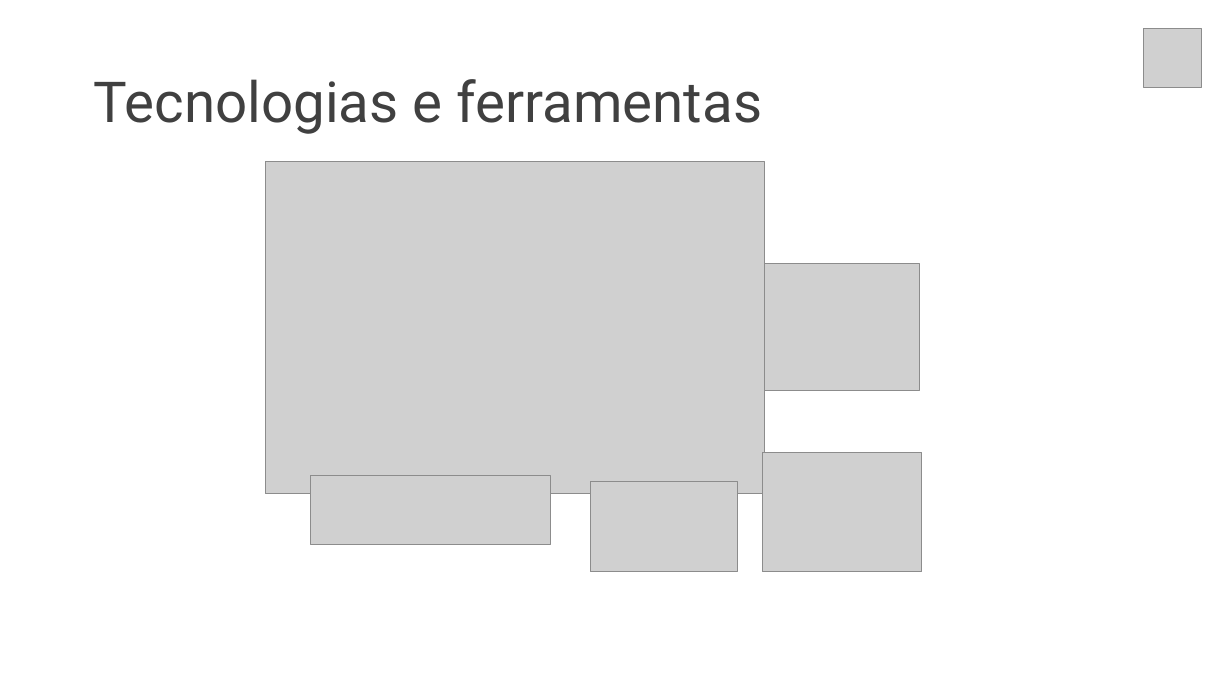
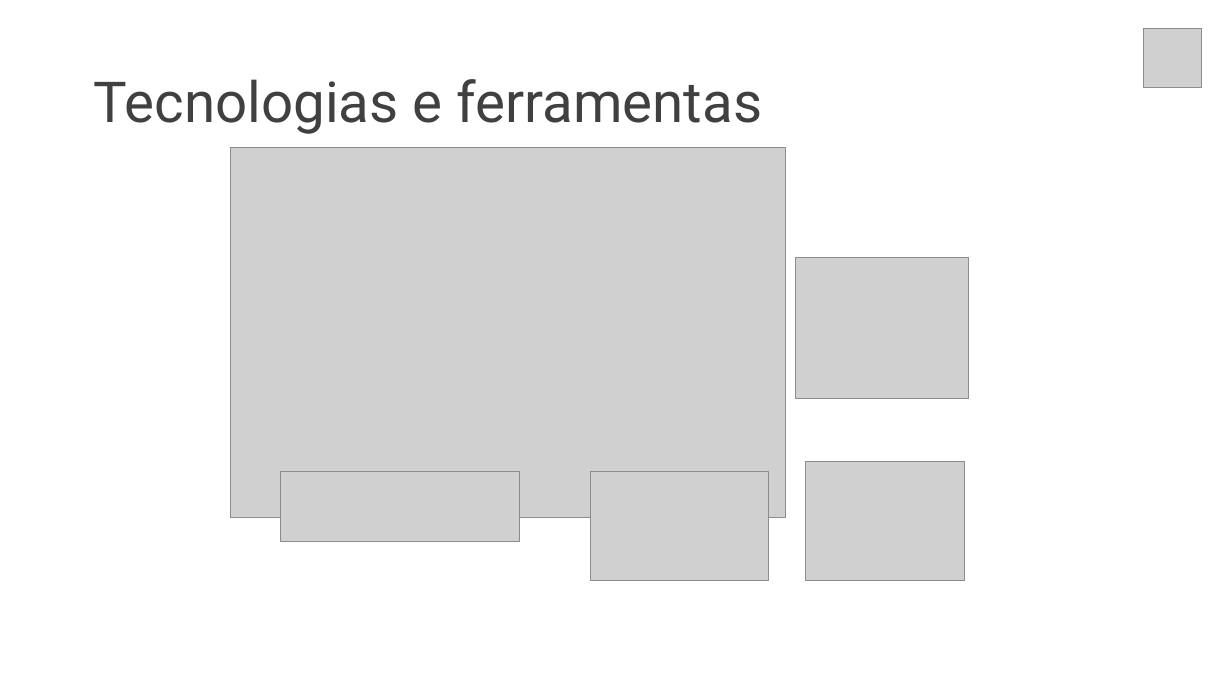
Before and after one commit to gui-ss/projeto-bandtec, a slide deck: slide 21 of documentacao/chameleon.pptx (slide 20 before the commit). Drawn at 1232x693 pixels with LibreOffice and Linux fonts; fonts in the diff are those of the drawing; grey boxes stand for pictures. Boxes give left, top, right and bottom in pixels: in the first picture for what was removed or moved away, otherwise in the second. Text is boxed around its words. In the diff, an @@ line names an element or a change of style, - is before the commit and + after.

```diff
--- a/documentacao/chameleon.pptx
+++ b/documentacao/chameleon.pptx
@@ picture: place and size @@
-picture at (265,161,764,494)
+picture at (230,148,785,518)
@@ picture: place and size @@
-picture at (764,264,920,391)
+picture at (796,258,969,398)
@@ picture: place and size @@
-picture at (311,475,552,544)
+picture at (280,472,520,542)
@@ picture: place and size @@
-picture at (591,482,738,572)
+picture at (591,472,769,581)
@@ picture: place and size @@
-picture at (762,452,922,571)
+picture at (805,461,965,580)
```
Also in this commit, not shown: 12 other slides changed, 5 slides added, 1 slide removed, 5 other files.
